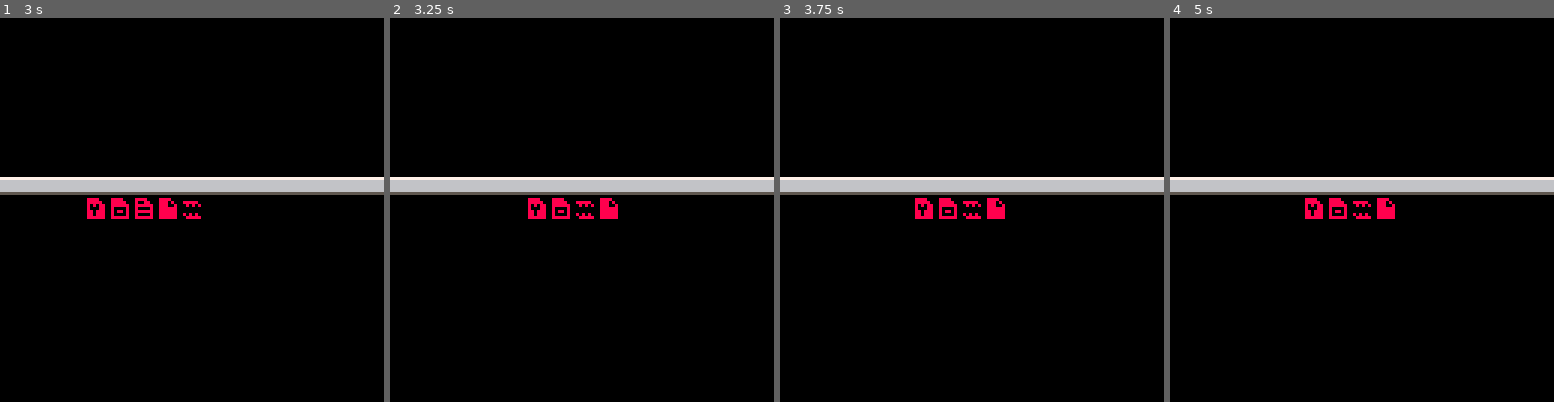
Above: before the commit, frames 1-4 (left to right).
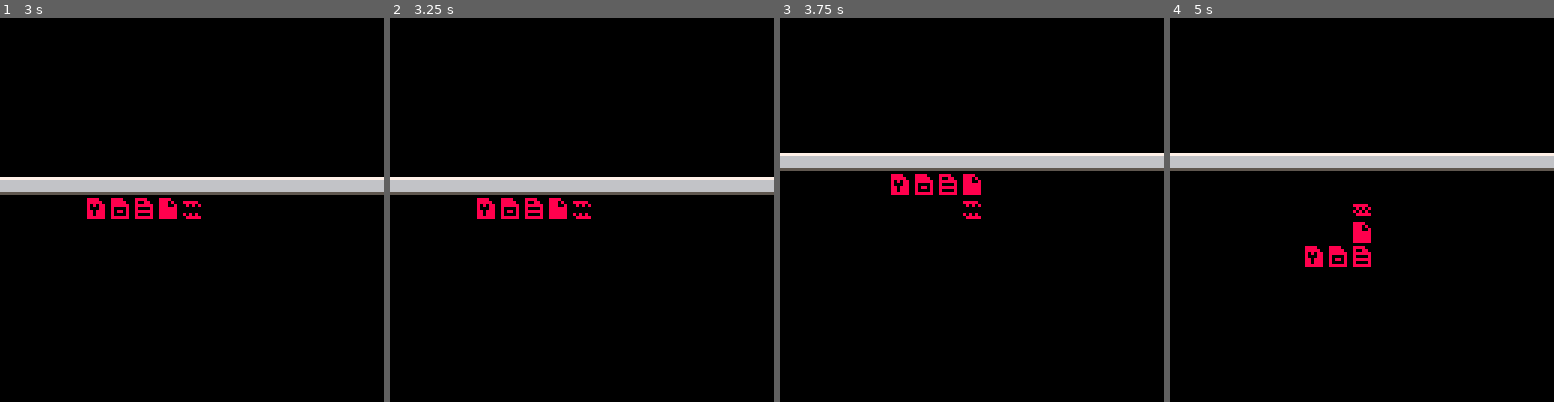
Above: after the commit, the same moments.

Repository: alxgnon/pico-8
Game: PICO-8 cartridge worm.p8
Same seed, same stepped clock (60 frames per second), same inputs: the game is played once before the commit and once after it.
Inputs:
- Up to frame 1 (3 s): tap X (X key) at 0.33, 1.07, 1.85, 2.97 s; tap O (Z key) at 0.7, 1.7, 2.1, 2.5, 2.9 s; hold Right 1.6-2.1 s; hold Up 2.15-2.42 s; hold Right from 2.47 s (still down)
- Up to frame 2 (3.25 s): release Right at 3.03 s; hold Left from 3.08 s (still down)
- Up to frame 3 (3.75 s): tap O (Z key) at 3.3, 3.7 s; release Left at 3.58 s; hold Down from 3.63 s (still down)
- Up to frame 4 (5 s): release Down at 3.97 s; hold Right 4.02-4.68 s; tap X (X key) at 4.08 s; tap O (Z key) at 4.1, 4.5, 4.9 s; hold Up from 4.73 s (still down)

Frame 1 is identical in both runs. In frame 2, 1.0% of the frame differs, in the area x 22-60%, y 46-53%; in frame 3, 10%; in frame 4, 11%, in the area x 0-100%, y 35-65%.

Commit message:
prevent turning backwards

Diff:
--- a/worm.p8
+++ b/worm.p8
@@ -27,7 +27,8 @@
 
 -- create worm from map
 function make_worm()
-	local worm = {aim=1,tail={}}
+	local worm = {aim=2,tail={}}
+	worm._aim = aim
 	worm.x, worm.y = find_tile(056)
 
 	return worm
@@ -35,10 +36,13 @@
 
 -- control worm direction
 function aim_worm(worm)
-	if (btn"0") worm.aim = 0
-	if (btn"1") worm.aim = 1
-	if (btn"2") worm.aim = 2
-	if (btn"3") worm.aim = 3
+	local aim = worm.aim
+	if (btn"0") aim = 0
+	if (btn"1") aim = 2
+	if (btn"2") aim = 1
+	if (btn"3") aim = 3
+	if((aim+2)%4==worm._aim)return
+	worm.aim = aim
 end
 
 -- move worm w/ collision
@@ -47,8 +51,8 @@
 	local tx,ty = worm.x,worm.y
 
 	if (aim == 0) tx -= 1
-	if (aim == 1) tx += 1
-	if (aim == 2) ty -= 1
+	if (aim == 2) tx += 1
+	if (aim == 1) ty -= 1
 	if (aim == 3) ty += 1
 
 	tile = mget(tx, ty)
@@ -58,7 +62,7 @@
 		gameover()
 	end
 
-	worm.aim = aim
+	worm._aim = aim
 	worm_eat(worm,tile,tx,ty)
 
 	local bx,by=shift_worm(worm)
@@ -142,8 +146,6 @@
 end
 -->8
 -- todo -----------------------
-
--- prevent turning backwards
 __gfx__
 00000000076666500000000000000000000000000766665007666650000000000000000000000000000000000000000000000000000000000000000000000000
 00000000076666500777777777777750777777777766665007666650077777500000000000000000000000000000000000000000000000000000000000000000
